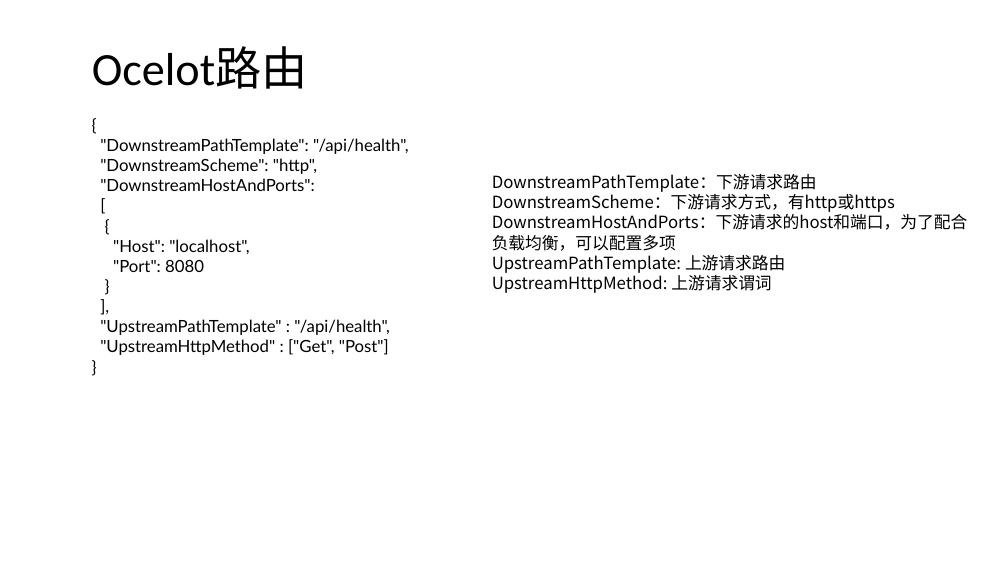
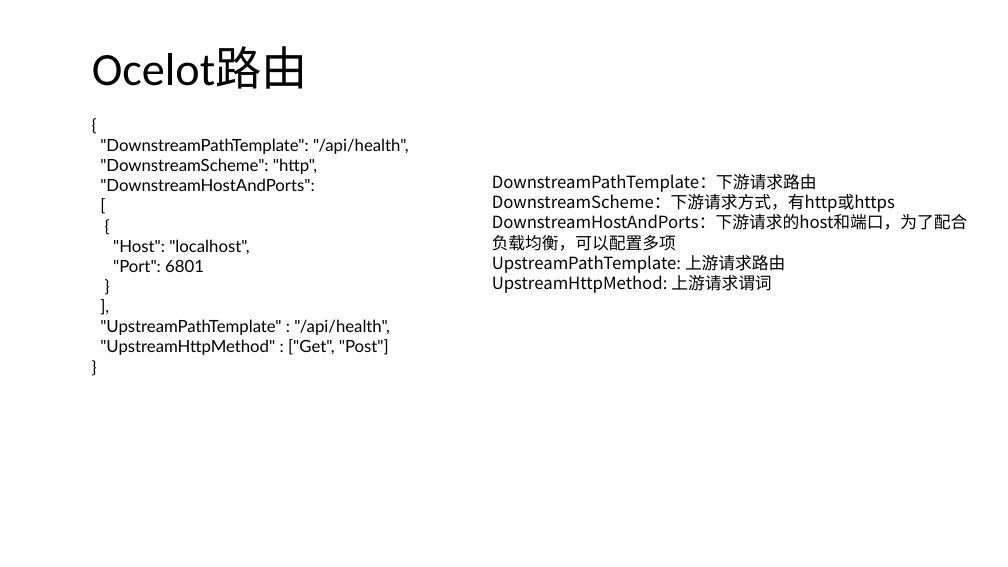
Before and after one commit to axzxs2001/HisMicroserviceSample, a slide deck: slide 28 of HisMicroserviceSample/Doc/基于.net core微服务.pptx. Drawn at 1008x567 pixels with LibreOffice and Linux fonts; fonts in the diff are those of the drawing; background and template pictures are left out. Boxes give left, top, right and bottom in pixels: in the first picture for what was removed or moved away, otherwise in the second. Text is boxed around its words. In the diff, an @@ line names an element or a change of style, - is before the commit and + after.

```diff
--- a/HisMicroserviceSample/Doc/基于.net core微服务.pptx
+++ b/HisMicroserviceSample/Doc/基于.net core微服务.pptx
@@ text at (113,260,204,272): text changed @@
-"Port": 8080
+"Port": 6801
```
Also in this commit, not shown: 2 other slides changed, 27 other files.
